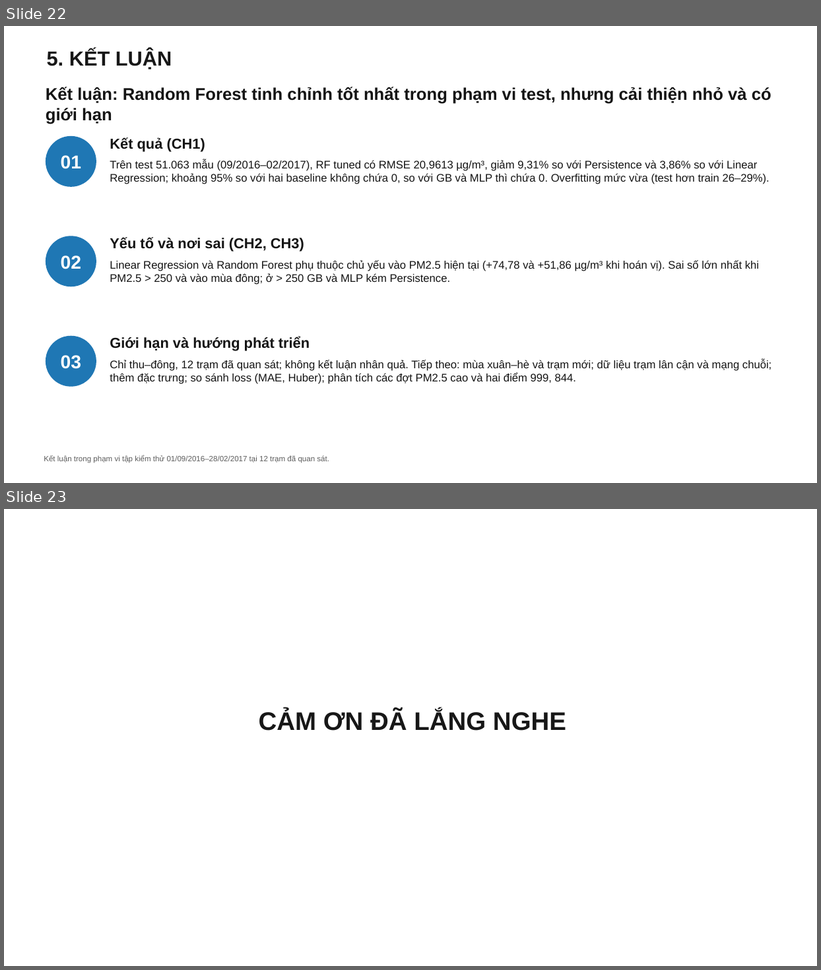
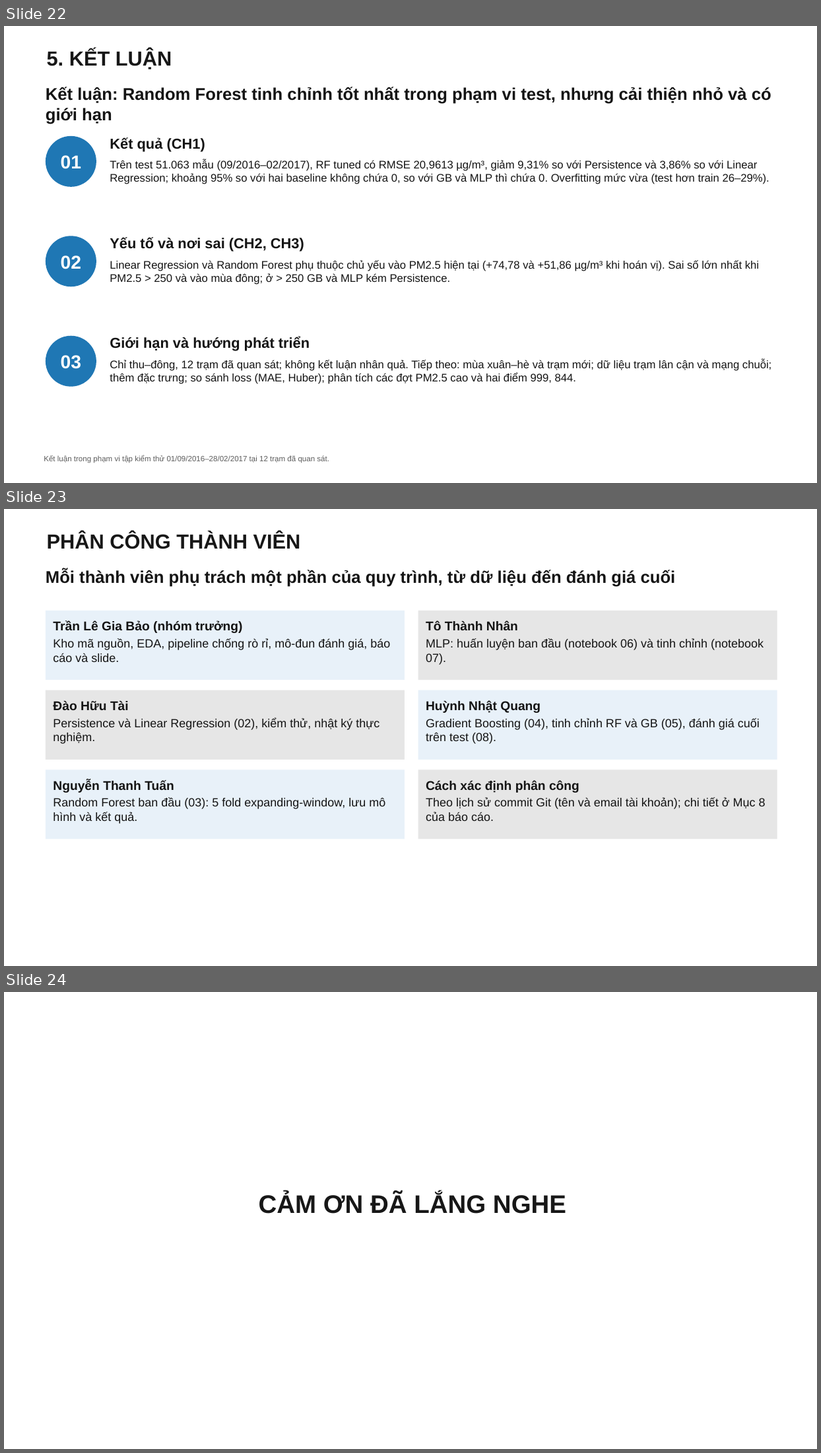
Before and after one commit to bjruly/sgu_finalproject_machinelearning_2026-2027, a slide deck: docs/Nhom10__Slide.pptx. Shown one above the other, each under a label of ours: slides 22 and 23 before the commit, slides 22, 23 and 24 after it. The pictures are 821x970 and 821x1453 pixels, drawn with LibreOffice and Linux fonts; fonts in the diff are those of the drawing. Boxes give left, top, right and bottom in pixels: in the first picture for what was removed or moved away, otherwise in the second. Text is boxed around its words. In the diff, an @@ line names an element or a change of style, - is before the commit and + after.

Commit message:
Add team assignment slide to the deck
Thêm slide "Phân công thành viên" trước slide cảm ơn, phân công theo lịch
sử commit, kèm ghi chú người nói và khớp Mục 8 của báo cáo.

```diff
--- a/docs/Nhom10__Slide.pptx
+++ b/docs/Nhom10__Slide.pptx
@@ slide 23 added at (4, 509, 817, 966), background #FFFFFF @@
@@ title added at (47, 532, 301, 549), 24 pt, text #171717, bold @@
+PHÂN CÔNG THÀNH VIÊN
@@ text added at (46, 570, 676, 587), 20 pt, text #141414, bold @@
+Mỗi thành viên phụ trách một phần của quy trình, từ dữ liệu đến đánh giá cuối
@@ rectangle added at (46, 611, 405, 681), fill #E8F1F9, 14 pt, text #141414 @@
+Trần Lê Gia Bảo (nhóm trưởng)
+Kho mã nguồn, EDA, pipeline chống rò rỉ, mô-đun đánh giá, báo cáo và slide.
@@ rectangle added at (418, 611, 778, 681), fill #E6E6E6, 14 pt, text #141414 @@
+Tô Thành Nhân
+MLP: huấn luyện ban đầu (notebook 06) và tinh chỉnh (notebook 07).
@@ rectangle added at (46, 690, 405, 760), fill #E6E6E6, 14 pt, text #141414 @@
+Đào Hữu Tài
+Persistence và Linear Regression (02), kiểm thử, nhật ký thực nghiệm.
@@ rectangle added at (418, 690, 778, 760), fill #E8F1F9, 14 pt, text #141414 @@
+Huỳnh Nhật Quang
+Gradient Boosting (04), tinh chỉnh RF và GB (05), đánh giá cuối trên test (08).
@@ rectangle added at (46, 770, 405, 840), fill #E8F1F9, 14 pt, text #141414 @@
+Nguyễn Thanh Tuấn
+Random Forest ban đầu (03): 5 fold expanding-window, lưu mô hình và kết quả.
@@ rectangle added at (418, 770, 778, 840), fill #E6E6E6, 14 pt, text #141414 @@
+Cách xác định phân công
+Theo lịch sử commit Git (tên và email tài khoản); chi tiết ở Mục 8 của báo cáo.
@@ what was slide 23 is now slide 24 @@
```
